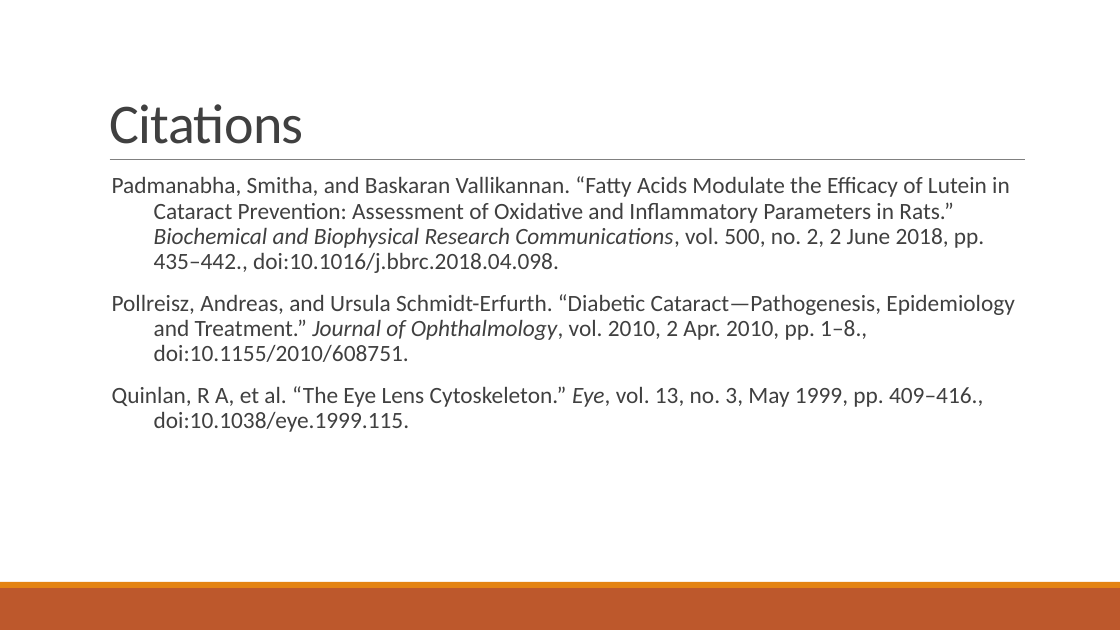
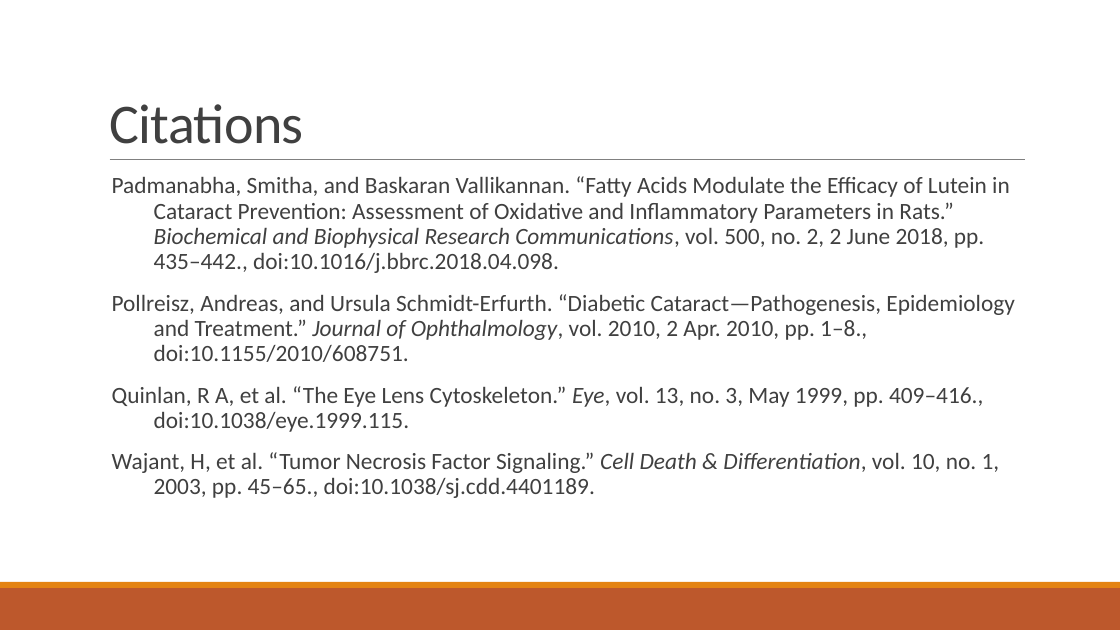
Before and after one commit to dyaom/REHS-2019, a slide deck: slide 23 of Cataract.pptx (slide 21 before the commit). Drawn at 1120x630 pixels with LibreOffice and Linux fonts; fonts in the diff are those of the drawing. Boxes give left, top, right and bottom in pixels: in the first picture for what was removed or moved away, otherwise in the second. Text is boxed around its words. In the diff, an @@ line names an element or a change of style, - is before the commit and + after.

```diff
--- a/Cataract.pptx
+++ b/Cataract.pptx
@@ text at [112, 452, 1000, 498]: paragraph added @@
+Wajant, H, et al. “Tumor Necrosis Factor Signaling.” Cell Death & Differentiation, vol. 10, no. 1, 2003, pp. 45–65., doi:10.1038/sj.cdd.4401189.
```
Also in this commit, not shown: 6 other slides changed, 3 slides added, 1 slide removed, 2 other files.
